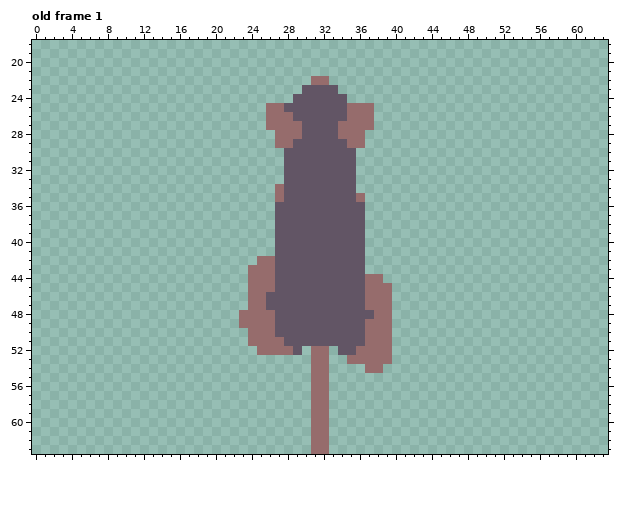
Two states of a pixel-art file, resources/asesprite/characters/Rat.aseprite. This is how it looked before the edit.
64x64 pixels, 8 frames. Shown: old frame 1: x 0..63, y 18..63. The commit also changed other frames, which this record leaves out.
New version:
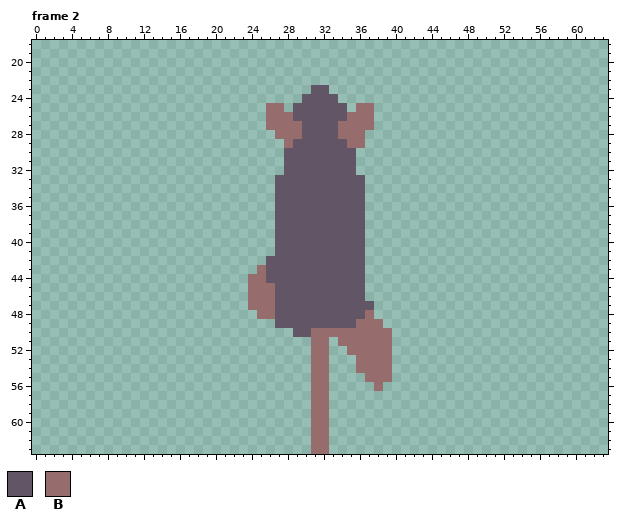
Palette (. is transparent): A #625565  B #966c6c
A new or re-ordered frame is compared with the old frame closest to it.
The edit:
layer "Running" added
layer "Layer" removed
frames re-ordered
--- frame 2 against old frame 1
@@ x 26..37 @@
 21 ............
-22 .....BB.....
-23 ....AAAA....
-24 ...AAAAAA...
-25 BBAAAAAAABBB
+22 ............
+23 .....AA.....
+24 ....AAAA....
+25 BB.AAAAAA.BB
 26 BBBAAAAAABBB
@@ x 25..29 @@
 28 ..BBB
-29 ..BBA
+29 ...BA
 30 ...AA
@@ x 25..38 @@
 32 ...AAAAAAAA...
-33 ...AAAAAAAA...
-34 ..BAAAAAAAA...
-35 ..BAAAAAAAAB..
+33 ..AAAAAAAAAA..
+34 ..AAAAAAAAAA..
+35 ..AAAAAAAAAA..
 36 ..AAAAAAAAAA..
@@ x 21..41 @@
 41 ......AAAAAAAAAA.....
-42 ....BBAAAAAAAAAA.....
-43 ...BBBAAAAAAAAAA.....
-44 ...BBBAAAAAAAAAABB...
-45 ...BBBAAAAAAAAAABBB..
-46 ...BBAAAAAAAAAAABBB..
-47 ...BBAAAAAAAAAAABBB..
-48 ..BBBBAAAAAAAAAAABB..
-49 ..BBBBAAAAAAAAAABBB..
-50 ...BBBAAAAAAAAAABBB..
-51 ...BBBBAAAAAAAAABBB..
-52 ....BBBBA.BB.AABBBB..
-53 ..........BB..BBBBB..
-54 ..........BB....BB...
-55 ..........BB.........
-56 ..........BB.........
+42 .....AAAAAAAAAAA.....
+43 ....BAAAAAAAAAAA.....
+44 ...BBAAAAAAAAAAA.....
+45 ...BBBAAAAAAAAAA.....
+46 ...BBBAAAAAAAAAA.....
+47 ...BBBAAAAAAAAAAA....
+48 ....BBAAAAAAAAAAB....
+49 ......AAAAAAAAABBB...
+50 ........AABBBBBBBBB..
+51 ..........BB.BBBBBB..
+52 ..........BB..BBBBB..
+53 ..........BB...BBBB..
+54 ..........BB...BBBB..
+55 ..........BB....BBB..
+56 ..........BB.....B...
 57 ..........BB.........
